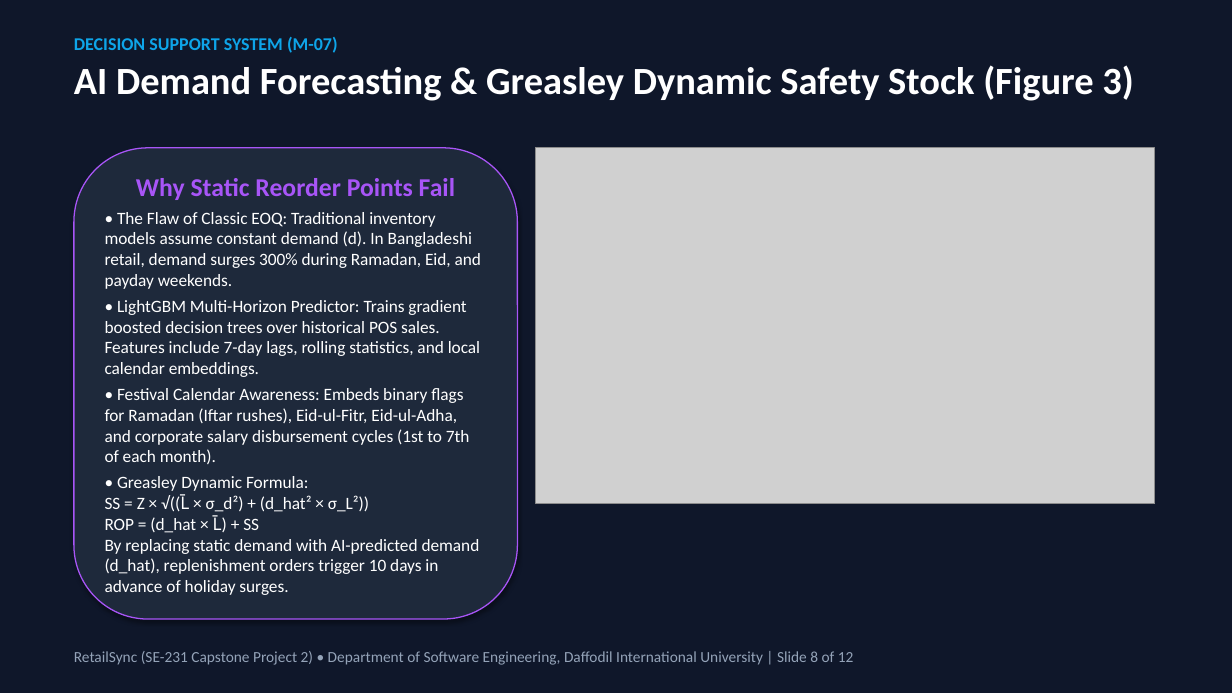
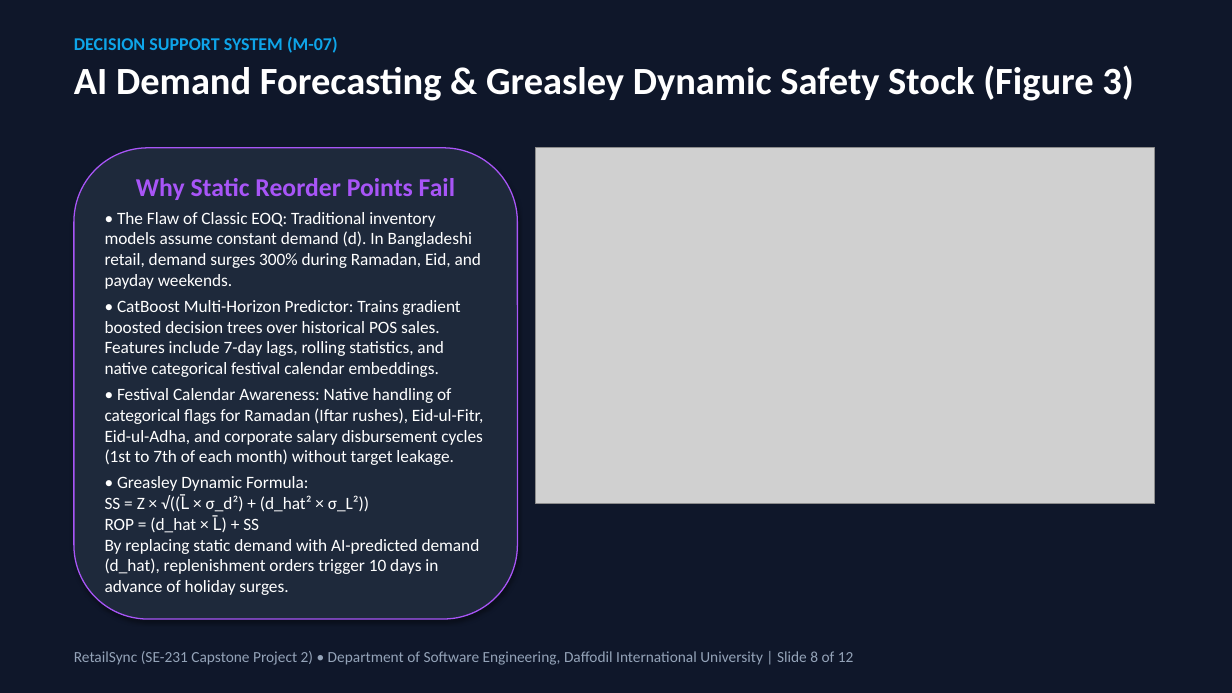
Before and after one commit to Likhon545466/retailsync, a slide deck: slide 8 of proposal/RetailSync_Capstone_Proposal_Defense_Deck.pptx. Drawn at 1232x693 pixels with LibreOffice and Linux fonts; fonts in the diff are those of the drawing; grey boxes stand for pictures. Boxes give left, top, right and bottom in pixels: in the first picture for what was removed or moved away, otherwise in the second. Text is boxed around its words. In the diff, an @@ line names an element or a change of style, - is before the commit and + after.

Commit message:
fix(defense-sync): synchronize presentation slides, pptx, docx, and showcase with CatBoost and SKIP LOCKED

```diff
--- a/proposal/RetailSync_Capstone_Proposal_Defense_Deck.pptx
+++ b/proposal/RetailSync_Capstone_Proposal_Defense_Deck.pptx
@@ rounded rectangle "Why Static Reorder Points Fail" at (x1=74, y1=148, x2=518, y2=619): proportions changed @@
@@ text in rounded rectangle at (x1=105, y1=300, x2=483, y2=465): text changed @@
-• LightGBM Multi-Horizon Predictor: Trains gradient boosted decision trees over historical POS sales. Features include 7-day lags, rolling statistics, and local calendar embeddings.
-• Festival Calendar Awareness: Embeds binary flags for Ramadan (Iftar rushes), Eid-ul-Fitr, Eid-ul-Adha, and corporate salary disbursement cycles (1st to 7th of each month).
+• CatBoost Multi-Horizon Predictor: Trains gradient boosted decision trees over historical POS sales. Features include 7-day lags, rolling statistics, and native categorical festival calendar embeddings.
+• Festival Calendar Awareness: Native handling of categorical flags for Ramadan (Iftar rushes), Eid-ul-Fitr, Eid-ul-Adha, and corporate salary disbursement cycles (1st to 7th of each month) without target leakage.
```
Also in this commit, not shown: 11 other slides changed, 6 other files.
